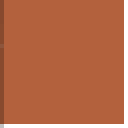
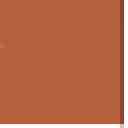
Comparing the layer stacks of the two 128×128 images. Changes:
painted on "\" over [0, 0, 124, 128]
